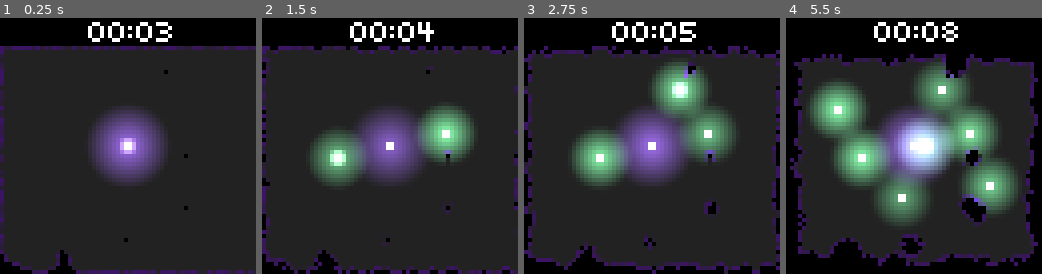
Above: before the commit, frames 1-4 (left to right).
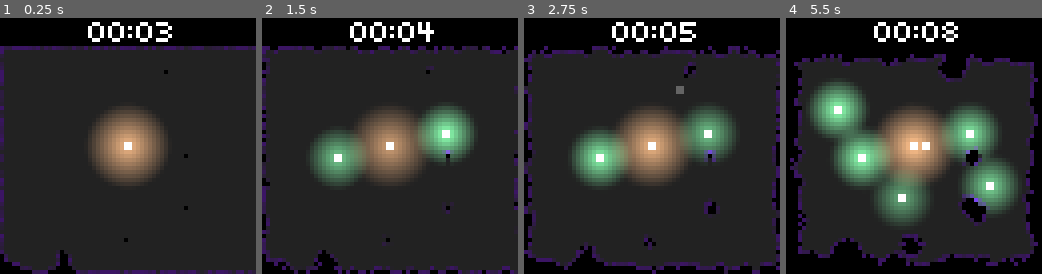
Above: after the commit, the same moments.

Repository: IceTyp/Voidvasion
Game: Godot game, scene res://src/map.tscn
Same seed, same stepped clock (60 frames per second), same inputs: the game is played once before the commit and once after it.
Inputs (mouse positions are in pixels of both pictures, inside the frame that each line leads up to):
- Up to frame 1 (0.25 s): no input
- Up to frame 2 (1.5 s): move the mouse to (446, 133) at 0.52 s; click (446, 133) at 0.67 s; move the mouse to (338, 158) at 1.27 s; click (338, 158) at 1.42 s
- Up to frame 3 (2.75 s): move the mouse to (677, 89) at 2.02 s; click (677, 89) at 2.17 s
- Up to frame 4 (5.5 s): move the mouse to (901, 197) at 2.77 s; click (901, 197) at 2.92 s; move the mouse to (990, 184) at 3.52 s; click (990, 184) at 3.67 s; move the mouse to (837, 107) at 4.27 s; click (837, 107) at 4.42 s; move the mouse to (926, 146) at 5.02 s; click (926, 146) at 5.17 s

The runs differ from the first frame. In frame 1, 5.2% of the frame differs, in the area x 37-63%, y 37-63%; in frame 2, 5.3%; in frame 3, 9.2%; in frame 4, 9.6%, in the area x 35-72%, y 17-65%.

Commit message:
use new cursor instead of cursor orb

Diff:
--- a/godot/src/map.tscn
+++ b/godot/src/map.tscn
@@ -1,6 +1,7 @@
-[gd_scene load_steps=7 format=3 uid="uid://dhwpbwves76gi"]
+[gd_scene load_steps=8 format=3 uid="uid://dhwpbwves76gi"]
 
 [ext_resource type="PackedScene" uid="uid://7ga41s5xcmjd" path="res://src/darkness.tscn" id="1_qviga"]
+[ext_resource type="PackedScene" uid="uid://cu10jyb0dvxau" path="res://src/cursor.tscn" id="2_7x8i3"]
 [ext_resource type="PackedScene" uid="uid://olw5saaxm5rm" path="res://src/orbs/core.tscn" id="3_nrarj"]
 [ext_resource type="Script" path="res://src/orb_placing.gd" id="4_wvxrt"]
 [ext_resource type="PackedScene" uid="uid://gu2328w2x2tp" path="res://src/user_interface/game_menu.tscn" id="5_pld2y"]
@@ -20,12 +21,14 @@
 
 [node name="Darkness" parent="." instance=ExtResource("1_qviga")]
 
+[node name="Cursor" parent="." instance=ExtResource("2_7x8i3")]
+
 [node name="Orbs" type="Node2D" parent="."]
 script = ExtResource("4_wvxrt")
 
 [node name="Core" parent="Orbs" instance=ExtResource("3_nrarj")]
 position = Vector2(32, 32)
-collision_layer = 2
+collision_mask = 1
 
 [node name="CanvasModulate" type="CanvasModulate" parent="."]
 color = Color(0.392157, 0.392157, 0.392157, 1)
@@ -33,3 +36,5 @@
 [node name="CanvasLayer" type="CanvasLayer" parent="."]
 
 [node name="GameMenu" parent="CanvasLayer" instance=ExtResource("5_pld2y")]
+
+[connection signal="place_orb" from="Cursor" to="Orbs" method="_on_cursor_place_orb"]
--- a/godot/src/orb_placing.gd
+++ b/godot/src/orb_placing.gd
@@ -1,24 +1,9 @@
 extends Node2D
 
 var small_orb := preload("res://src/orbs/small_orb.tscn")
-var cursor_orb := preload("res://src/orbs/cursor_orb.tscn")
-
-## this places orbs everywhere (for testing)
-#func _ready() -> void:
-#	for x in range(64):
-#		for y in range(64):
-#			var orb := small_orb.instantiate()
-#			orb.position = Vector2(x, y)
-#			add_child(orb)
 
 
-func _ready() -> void:
-	add_child(cursor_orb.instantiate())
-
-
-func _input(event: InputEvent) -> void:
-	if event is InputEventMouseButton:
-		if event.button_index == MOUSE_BUTTON_LEFT and event.pressed:
-			var orb := small_orb.instantiate()
-			orb.position = event.position.round()
-			add_child(orb)
+func _on_cursor_place_orb(_position: Vector2) -> void:
+	var orb := small_orb.instantiate()
+	orb.position = _position.round()
+	add_child(orb)
--- /dev/null
+++ b/godot/src/orbs/core.gd
@@ -0,0 +1,8 @@
+extends Orb
+
+signal core_broke
+
+
+func _on_darkness_entered(_body: Node2D) -> void:
+	core_broke.emit()
+	super._on_darkness_entered(_body)
--- a/godot/src/orbs/core.tscn
+++ b/godot/src/orbs/core.tscn
@@ -1,6 +1,7 @@
-[gd_scene load_steps=4 format=3 uid="uid://olw5saaxm5rm"]
+[gd_scene load_steps=5 format=3 uid="uid://olw5saaxm5rm"]
 
 [ext_resource type="PackedScene" uid="uid://ck1aacinn3fx2" path="res://src/orbs/orb.tscn" id="1_2okj1"]
+[ext_resource type="Script" path="res://src/orbs/core.gd" id="2_mgurw"]
 
 [sub_resource type="Gradient" id="Gradient_hy5uw"]
 offsets = PackedFloat32Array(0, 0.6)
@@ -15,13 +16,14 @@
 fill_to = Vector2(0.8, 0)
 
 [node name="Core" instance=ExtResource("1_2okj1")]
+script = ExtResource("2_mgurw")
 energy = 4
-color = Color(0.611765, 0.372549, 1, 1)
+color = Color(1, 0.717647, 0.47451, 1)
 
 [node name="PointLight2D" parent="." index="1"]
 color = Color(0.611765, 0.372549, 1, 1)
 energy = 0.3
 texture = SubResource("GradientTexture2D_fwu0h")
 
-[node name="AnimationPlayer" parent="." index="4"]
+[node name="AnimationPlayer" parent="." index="5"]
 speed_scale = 0.6
--- a/godot/src/orbs/cursor_orb.gd
+++ /dev/null
@@ -1,10 +0,0 @@
-extends Orb
-
-
-func _ready() -> void:
-	set_orbits()
-
-
-func _process(_delta: float) -> void:
-	# TODO clamp window size
-	position = get_global_mouse_position().round()
--- a/godot/src/orbs/cursor_orb.tscn
+++ b/godot/src/orbs/cursor_orb.tscn
@@ -1,20 +1,33 @@
-[gd_scene load_steps=5 format=3 uid="uid://da1evbe48ys6v"]
+[gd_scene load_steps=5 format=3 uid="uid://t160bmopeyyw"]
 
 [ext_resource type="PackedScene" uid="uid://ck1aacinn3fx2" path="res://src/orbs/orb.tscn" id="1_pno7o"]
-[ext_resource type="Script" path="res://src/orbs/cursor_orb.gd" id="2_b04j7"]
 
-[sub_resource type="Gradient" id="Gradient_hy5uw"]
+[sub_resource type="GDScript" id="GDScript_vj1ch"]
+script/source = "extends Orb
+
+
+func _ready() -> void:
+	set_orbits()
+
+
+func _process(_delta: float) -> void:
+	# TODO clamp window size
+	position = get_global_mouse_position().round()
+
+"
+
+[sub_resource type="Gradient" id="Gradient_j2k70"]
 offsets = PackedFloat32Array(0, 0.6)
 colors = PackedColorArray(1, 1, 1, 1, 0, 0, 0, 1)
 
 [sub_resource type="GradientTexture2D" id="GradientTexture2D_otmpl"]
-gradient = SubResource("Gradient_hy5uw")
+gradient = SubResource("Gradient_j2k70")
 fill = 1
 fill_from = Vector2(0.5, 0.5)
 fill_to = Vector2(0.8, 0)
 
 [node name="CursorOrb" instance=ExtResource("1_pno7o")]
-script = ExtResource("2_b04j7")
+script = SubResource("GDScript_vj1ch")
 
 [node name="PointLight2D" parent="." index="1"]
 texture = SubResource("GradientTexture2D_otmpl")
--- a/godot/src/orbs/orb.gd
+++ b/godot/src/orbs/orb.gd
@@ -1,5 +1,5 @@
-extends Area2D
 class_name Orb
+extends StaticBody2D
 
 @export var energy: int = 1: set = set_energy
 @export var color: Color = Color.WHITE: set = set_color
@@ -8,12 +8,13 @@
 
 @onready var sprite_2d: Sprite2D = $Sprite2D
 @onready var point_light_2d: PointLight2D = $PointLight2D
+@onready var darkness_detector: Area2D = $DarknessDetector
 @onready var orbits: Node2D = $Orbits
 @onready var animation_player: AnimationPlayer = $AnimationPlayer
 
 
 func _ready() -> void:
-	body_entered.connect(_on_darkness_entered)
+	darkness_detector.body_entered.connect(_on_darkness_entered)
 	set_orbits()
 
 
--- a/godot/src/orbs/orb.tscn
+++ b/godot/src/orbs/orb.tscn
@@ -14,6 +14,9 @@
 fill_to = Vector2(0.8, 0)
 
 [sub_resource type="RectangleShape2D" id="RectangleShape2D_1b4bg"]
+size = Vector2(2, 2)
+
+[sub_resource type="RectangleShape2D" id="RectangleShape2D_ej1fr"]
 size = Vector2(2, 2)
 
 [sub_resource type="Animation" id="Animation_j4je1"]
@@ -37,8 +40,9 @@
 "pulsating": SubResource("Animation_j4je1")
 }
 
-[node name="Orb" type="Area2D"]
-collision_layer = 0
+[node name="Orb" type="StaticBody2D"]
+collision_layer = 2
+collision_mask = 0
 script = ExtResource("1_13i6o")
 
 [node name="Sprite2D" type="Sprite2D" parent="."]
@@ -52,6 +56,12 @@
 [node name="CollisionShape2D" type="CollisionShape2D" parent="."]
 shape = SubResource("RectangleShape2D_1b4bg")
 
+[node name="DarknessDetector" type="Area2D" parent="."]
+collision_layer = 0
+
+[node name="CollisionShape2D" type="CollisionShape2D" parent="DarknessDetector"]
+shape = SubResource("RectangleShape2D_ej1fr")
+
 [node name="Orbits" type="Node2D" parent="."]
 
 [node name="AnimationPlayer" type="AnimationPlayer" parent="."]
Not shown: 1 places in godot/src/orbs/orb.tscn that only renumber resources
